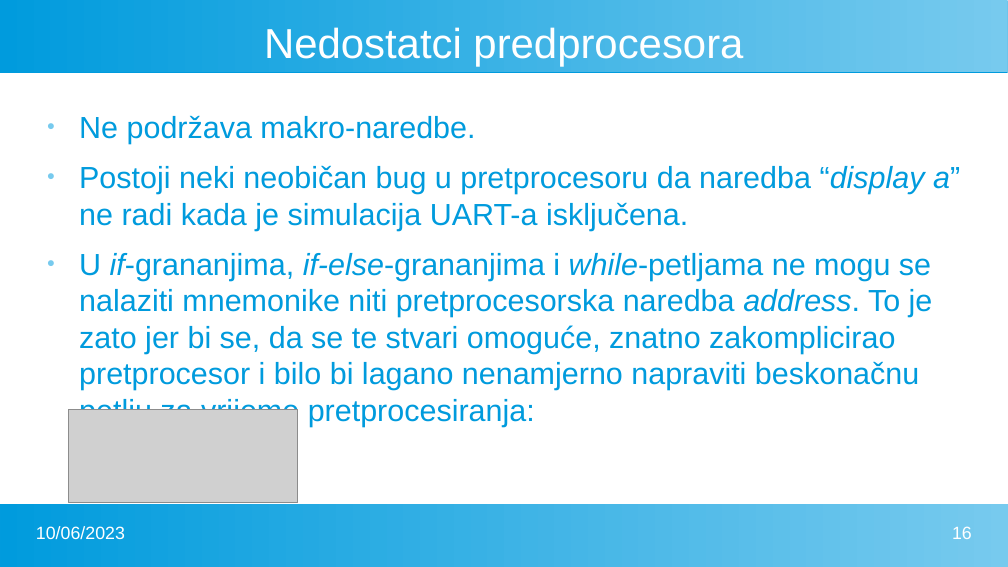
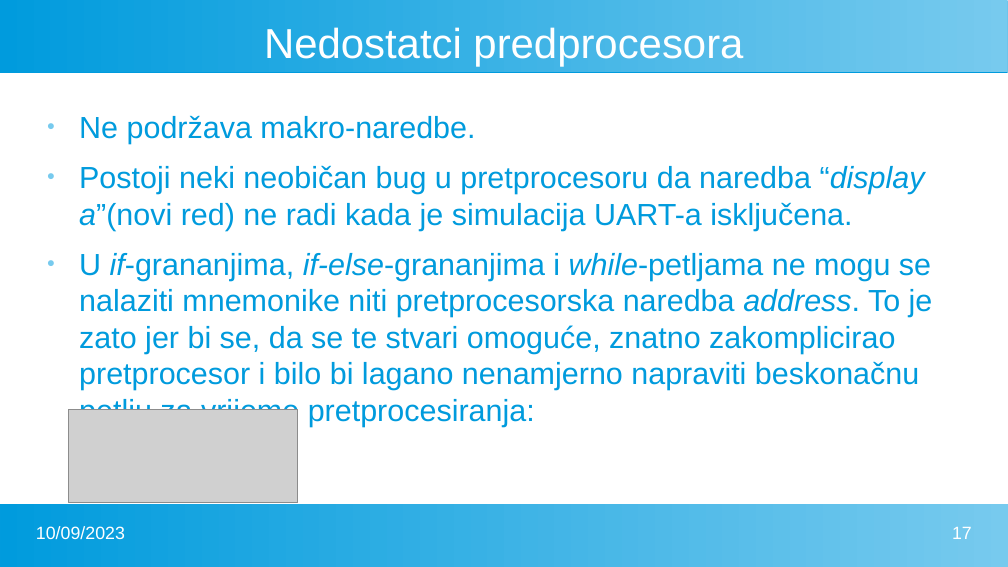
Before and after one commit to FlatAssembler/PicoBlaze_Simulator_in_JS, a slide deck: slide 17 of seminar/PicoBlaze.pptx (slide 16 before the commit). Drawn at 1008x567 pixels with LibreOffice and Linux fonts; fonts in the diff are those of the drawing; grey boxes stand for pictures. Boxes give left, top, right and bottom in pixels: in the first picture for what was removed or moved away, otherwise in the second. Text is boxed around its words. In the diff, an @@ line names an element or a change of style, - is before the commit and + after.

```diff
--- a/seminar/PicoBlaze.pptx
+++ b/seminar/PicoBlaze.pptx
@@ text at (x1=79, y1=165, x2=925, y2=230): text changed @@
-● Postoji neki neobičan bug u pretprocesoru da naredba “display a” ne radi kada je simulacija UART-a isključena.
+● Postoji neki neobičan bug u pretprocesoru da naredba “display a”(novi red) ne radi kada je simulacija UART-a isključena.
@@ text at (x1=36, y1=526, x2=125, y2=539): text changed @@
-10/06/2023
+10/09/2023
@@ page number at (x1=952, y1=527, x2=972, y2=539): text changed @@
-16
+17
```
Also in this commit, not shown: 17 other slides changed, 2 slides added, 1 other file.
